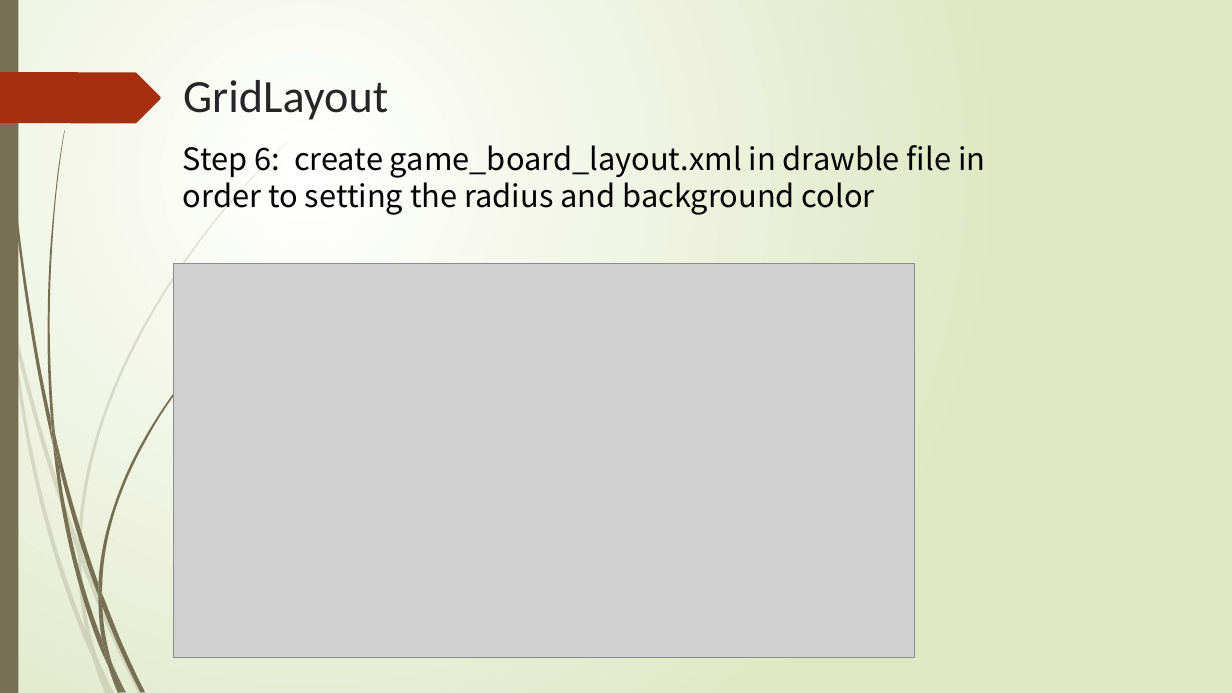
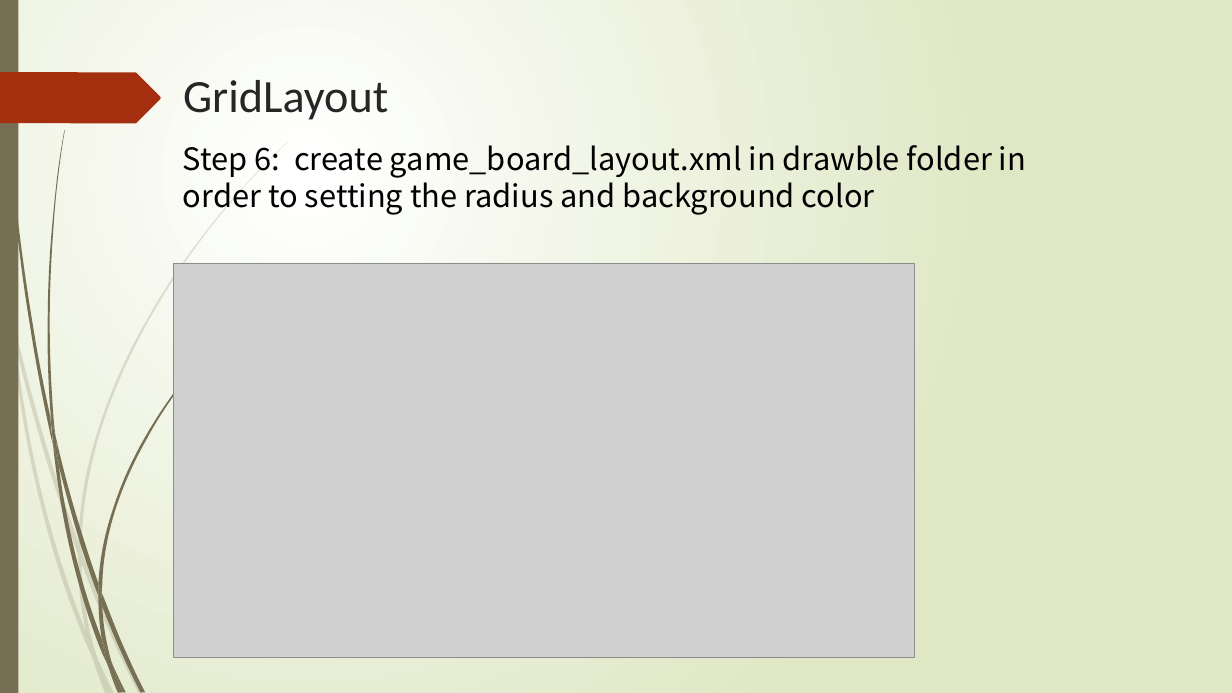
Before and after one commit to DMIT2504/dmit2504-e01-spring2020term-courseproject-JJ-JianJiao, a slide deck: slide 11 of 2048_project_tutorial.pptx (slide 10 before the commit). Drawn at 1232x693 pixels with LibreOffice and Linux fonts; fonts in the diff are those of the drawing; grey boxes stand for pictures. Boxes give left, top, right and bottom in pixels: in the first picture for what was removed or moved away, otherwise in the second. Text is boxed around its words. In the diff, an @@ line names an element or a change of style, - is before the commit and + after.

```diff
--- a/2048_project_tutorial.pptx
+++ b/2048_project_tutorial.pptx
@@ text at (183,145,1026,215): text changed @@
-Step 6: create game_board_layout.xml in drawble file in order to setting the radius and background color
+Step 6: create game_board_layout.xml in drawble folder in order to setting the radius and background color
```
Also in this commit, not shown: 3 other slides changed, 1 slide added.
